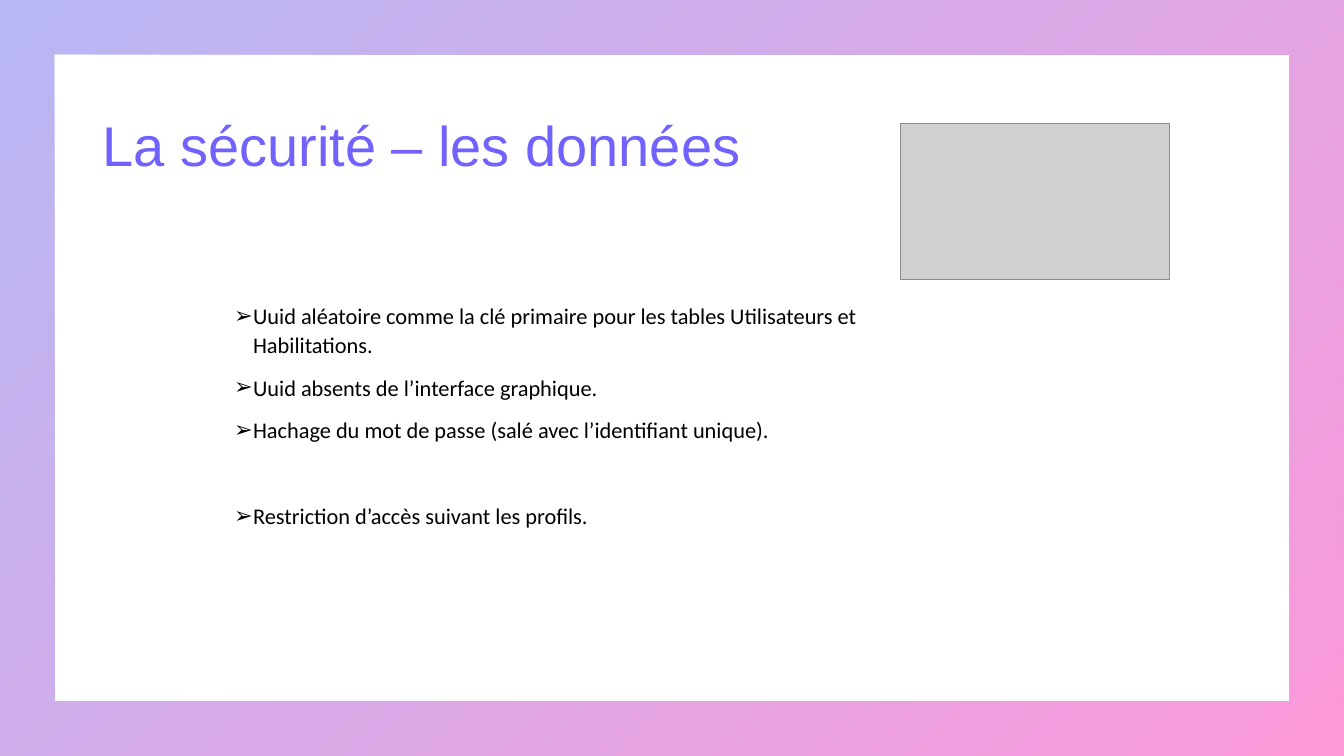
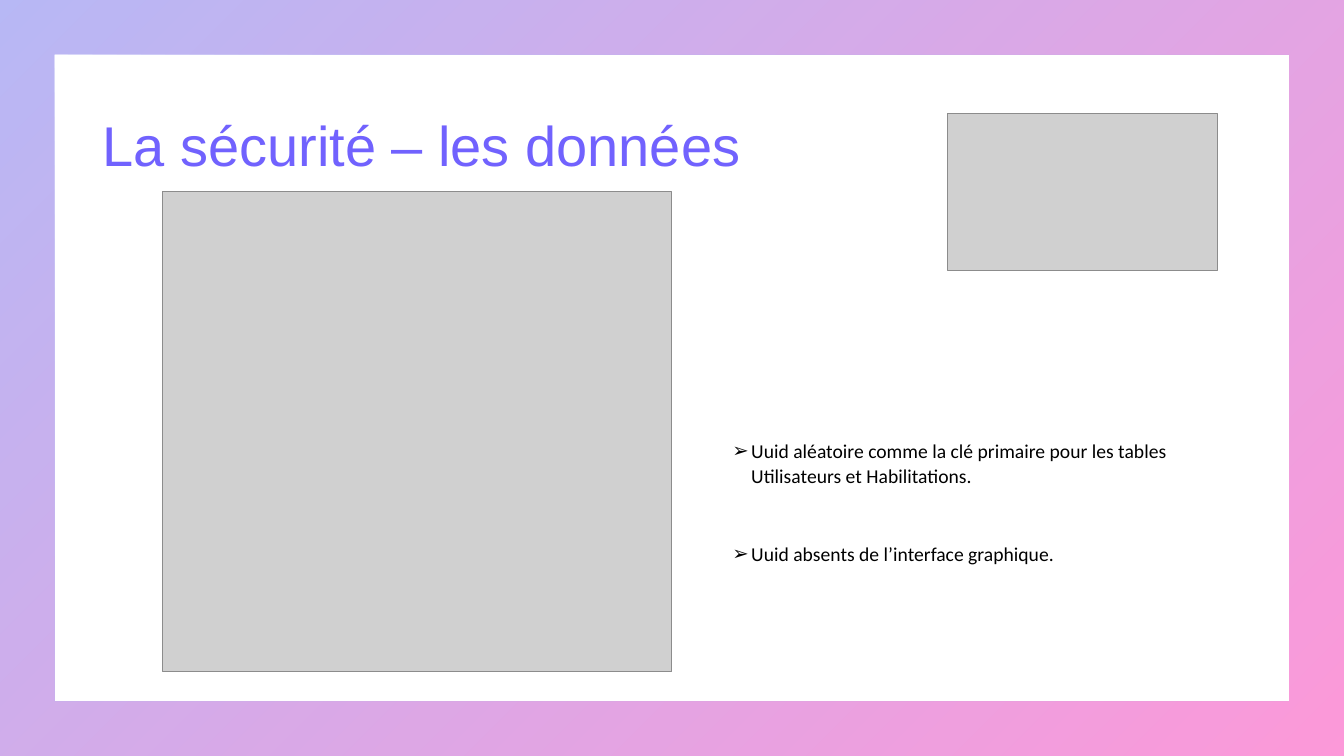
Before and after one commit to mapette/sos_immo_backend, a slide deck: slide 17 of doc/présentation V2.pptx (slide 16 before the commit). Drawn at 1344x756 pixels with LibreOffice and Linux fonts; fonts in the diff are those of the drawing; grey boxes stand for pictures. Boxes give left, top, right and bottom in pixels: in the first picture for what was removed or moved away, otherwise in the second. Text is boxed around its words. In the diff, an @@ line names an element or a change of style, - is before the commit and + after.

```diff
--- a/doc/présentation V2.pptx
+++ b/doc/présentation V2.pptx
@@ picture: place and size @@
-picture at (900, 123, 1171, 279)
+picture at (948, 114, 1218, 270)
@@ picture added at (162, 192, 671, 671) @@
@@ text at (253, 422, 769, 528): paragraphs removed @@
-  ➢ Hachage du mot de passe (salé avec l’identifiant unique).
-  ➢ Restriction d’accès suivant les profils.
@@ text "Uuid aléatoire comme la clé ...": place and size @@
-text "Uuid aléatoire comme la clé ..." at (253, 308, 856, 528)
+text "Uuid aléatoire comme la clé ..." at (751, 444, 1166, 565)
@@ text "Uuid aléatoire comme la clé ..." at (751, 444, 1166, 565): size 16 to 14 pt @@
```
Also in this commit, not shown: 8 other slides changed, 1 slide added, 6 other files.
